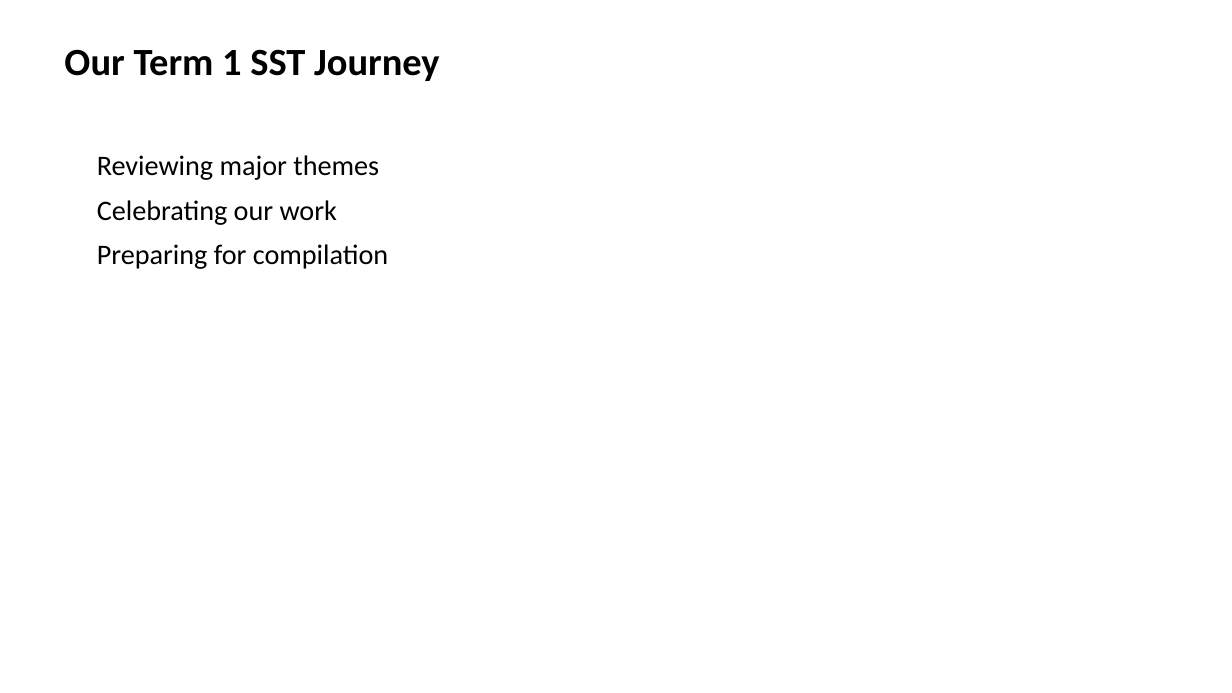
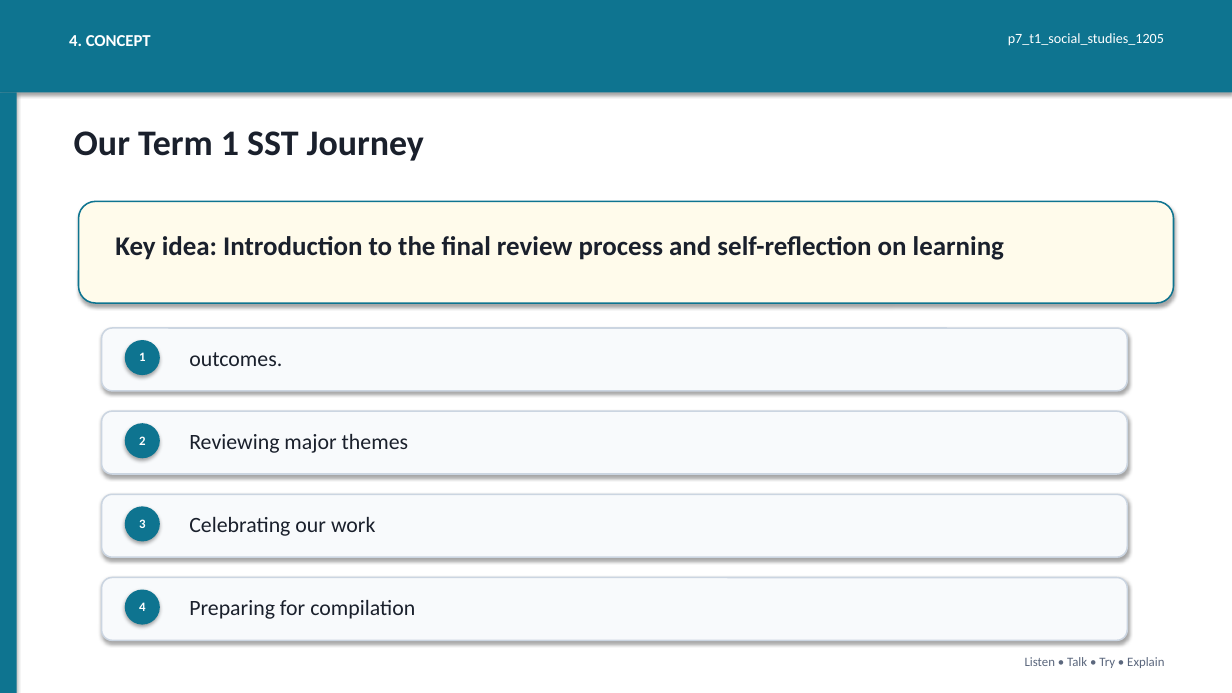
Before and after one commit to yousunjung84-edu/uganda-p7-mvp-20260629, a slide deck: slide 4 of uganda-p7-mvp/p7_t1_social_studies_1205/p7_t1_social_studies_1205.pptx (slide 3 before the commit). Drawn at 1232x693 pixels with LibreOffice and Linux fonts; fonts in the diff are those of the drawing. Boxes give left, top, right and bottom in pixels: in the first picture for what was removed or moved away, otherwise in the second. Text is boxed around its words. In the diff, an @@ line names an element or a change of style, - is before the commit and + after.

```diff
--- a/uganda-p7-mvp/p7_t1_social_studies_1205/p7_t1_social_studies_1205.pptx
+++ b/uganda-p7-mvp/p7_t1_social_studies_1205/p7_t1_social_studies_1205.pptx
@@ rectangle added at [0, 0, 1232, 92], fill #0E7490 @@
@@ text added at [69, 35, 151, 46], 13 pt, text #FFFFFF, bold @@
+4. CONCEPT
@@ text added at [1008, 33, 1164, 46], 11 pt, text #FFFFFF @@
+p7_t1_social_studies_1205
@@ rectangle added at [0, 92, 17, 693], fill #0E7490 @@
@@ text "Our Term 1 SST Journey": place and size @@
-text "Our Term 1 SST Journey" at [64, 49, 440, 81]
+text "Our Term 1 SST Journey" at [74, 131, 424, 161]
@@ text "Our Term 1 SST Journey" at [74, 131, 424, 161]: size 30 to 28 pt, text colour #000000 to #1A202C @@
@@ rounded rectangle added at [79, 201, 1174, 303], fill #FFFBEB, outline #0E7490 1.2 pt @@
@@ text at [97, 200, 388, 269]: paragraphs removed @@
-Celebrating our work
-Preparing for compilation
@@ text added at [115, 236, 1004, 260], 21 pt, text #1A202C, bold @@
+Key idea: Introduction to the final review process and self-reflection on learning
@@ rounded rectangle added at [102, 328, 1128, 391], fill #F8FAFC, outline #CBD5E1 1.2 pt @@
@@ ellipse added at [125, 340, 160, 375], fill #0E7490 @@
@@ text added at [139, 352, 145, 361], 10 pt, text #FFFFFF, bold @@
+1
@@ text added at [189, 352, 282, 366], 17 pt, text #1A202C @@
+outcomes.
@@ rounded rectangle added at [102, 411, 1128, 474], fill #F8FAFC, outline #CBD5E1 1.2 pt @@
@@ ellipse added at [125, 423, 160, 458], fill #0E7490 @@
@@ text added at [139, 436, 145, 445], 10 pt, text #FFFFFF, bold @@
+2
@@ text "Reviewing major themes": place and size @@
-text "Reviewing major themes" at [97, 155, 388, 269]
+text "Reviewing major themes" at [189, 434, 409, 453]
@@ text "Reviewing major themes" at [189, 434, 409, 453]: size 22 to 17 pt, text colour #000000 to #1A202C; less space between paragraphs @@
@@ rounded rectangle added at [102, 494, 1128, 557], fill #F8FAFC, outline #CBD5E1 1.2 pt @@
@@ ellipse added at [125, 506, 160, 542], fill #0E7490 @@
@@ text added at [139, 519, 145, 528], 10 pt, text #FFFFFF, bold @@
+3
@@ text added at [189, 517, 375, 536], 17 pt, text #1A202C @@
+Celebrating our work
@@ rounded rectangle added at [102, 578, 1128, 640], fill #F8FAFC, outline #CBD5E1 1.2 pt @@
@@ ellipse added at [125, 590, 160, 625], fill #0E7490 @@
@@ text added at [139, 602, 145, 611], 10 pt, text #FFFFFF, bold @@
+4
@@ text added at [189, 600, 415, 619], 17 pt, text #1A202C @@
+Preparing for compilation
@@ text added at [1025, 657, 1164, 668], 10 pt, text #5B677D @@
+Listen • Talk • Try • Explain
```
Also in this commit, not shown: 1 other slide changed, 6 slides added, 6 slides removed, 42 other files.
